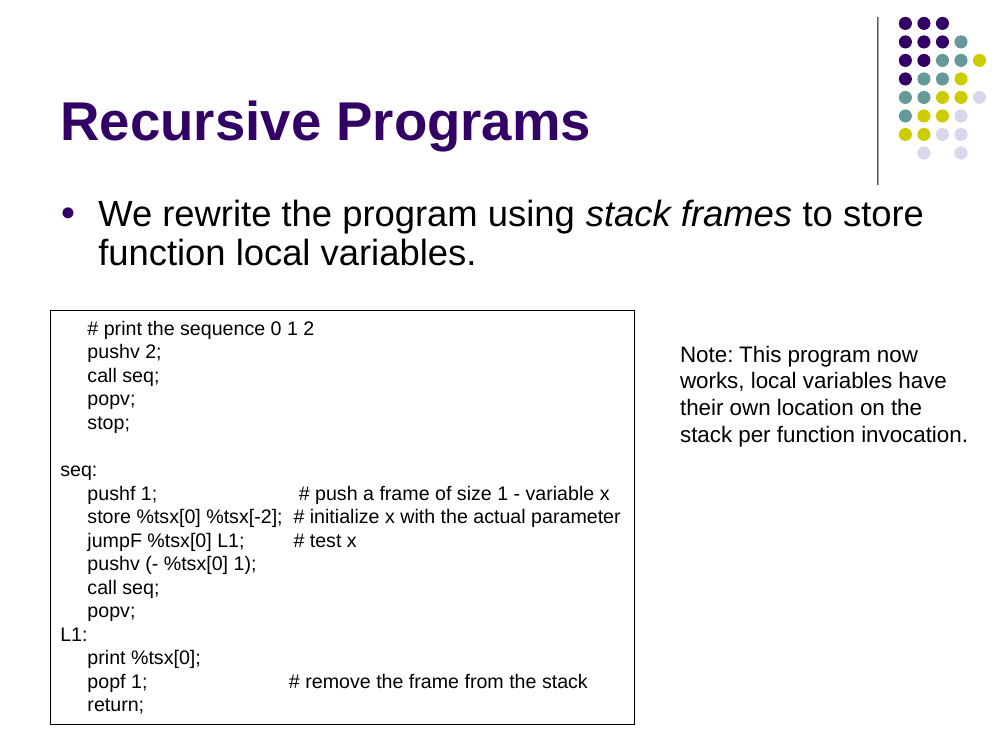
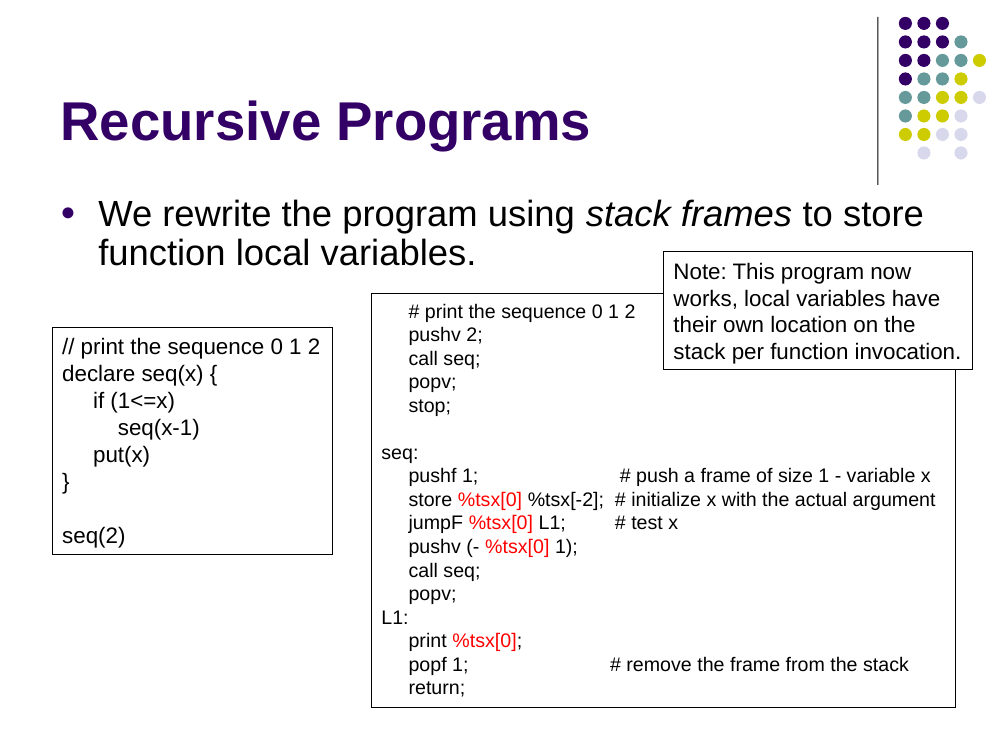
Before and after one commit to lutzhamel/CSC402, a slide deck: slide 31 of csc402-ln014.pptx (slide 29 before the commit). Drawn at 1008x756 pixels with LibreOffice and Linux fonts; fonts in the diff are those of the drawing. Boxes give left, top, right and bottom in pixels: in the first picture for what was removed or moved away, otherwise in the second. Text is boxed around its words. In the diff, an @@ line names an element or a change of style, - is before the commit and + after.

```diff
--- a/csc402-ln014.pptx
+++ b/csc402-ln014.pptx
@@ rectangle "Note: This program now works, ...": place and size @@
-rectangle "Note: This program now works, ..." at [680,345,968,447]
+rectangle "Note: This program now works, ..." at [663,252,973,370]
@@ rectangle "Note: This program now works, ..." at [663,252,973,370]: fill none to #FFFFFF; outline none to #000000 0.75 pt @@
@@ rectangle "# print the sequence 0 ...": place and size @@
-rectangle "# print the sequence 0 ..." at [50,310,635,725]
+rectangle "# print the sequence 0 ..." at [372,293,957,708]
@@ rectangle added at [52,328,333,554], outline #000000 0.75 pt, 16 pt, text #000000 @@
+// print the sequence 0 1 2
+declare seq(x) {
+if (1<=x)
+seq(x-1)
+put(x)
+}
+seq(2)
@@ text in rectangle at [409,491,936,510]: text changed @@
-store %tsx[0] %tsx[-2]; # initialize x with the actual parameter
+store %tsx[0] %tsx[-2]; # initialize x with the actual argument
@@ text in rectangle at [409,514,678,651]: text colour #000000 to #FF0000 in "%tsx[0]", "%tsx[0]", "%tsx[0];" @@
```
Also in this commit, not shown: 8 other slides changed, 1 slide added, 11 other files.
